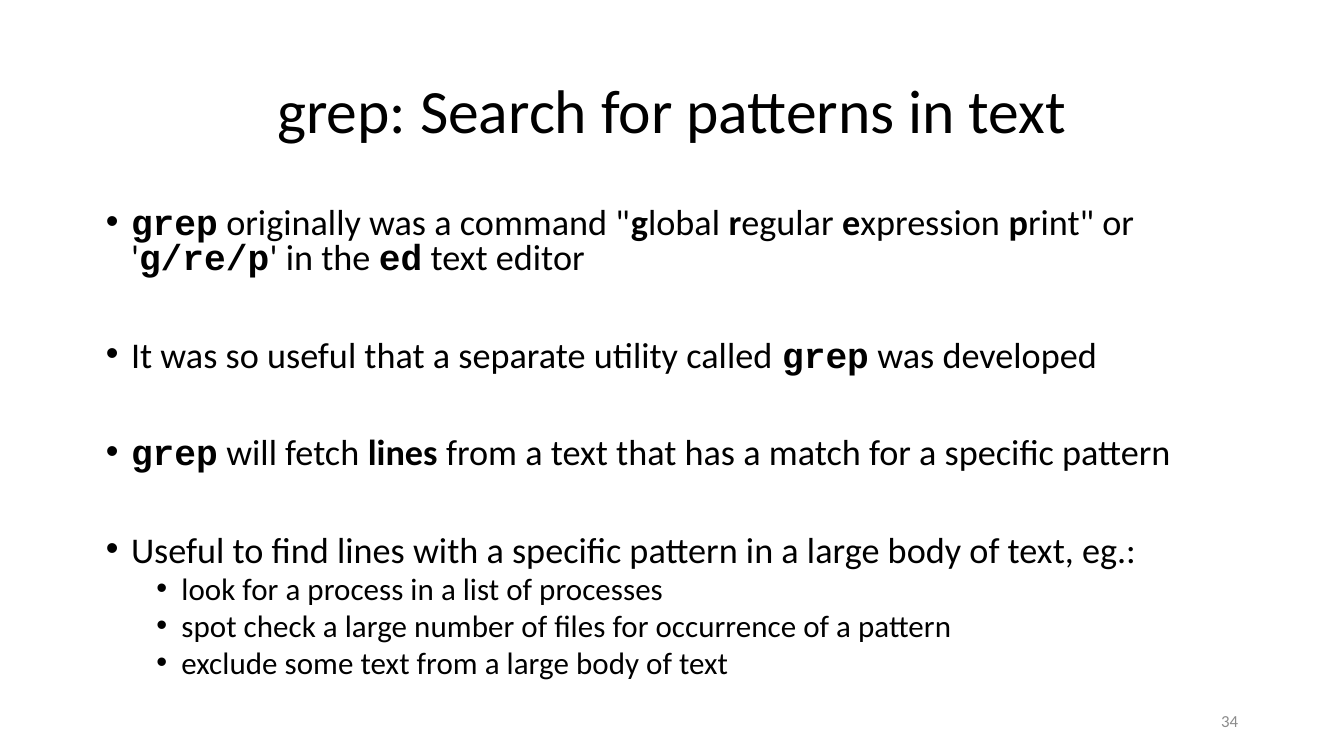
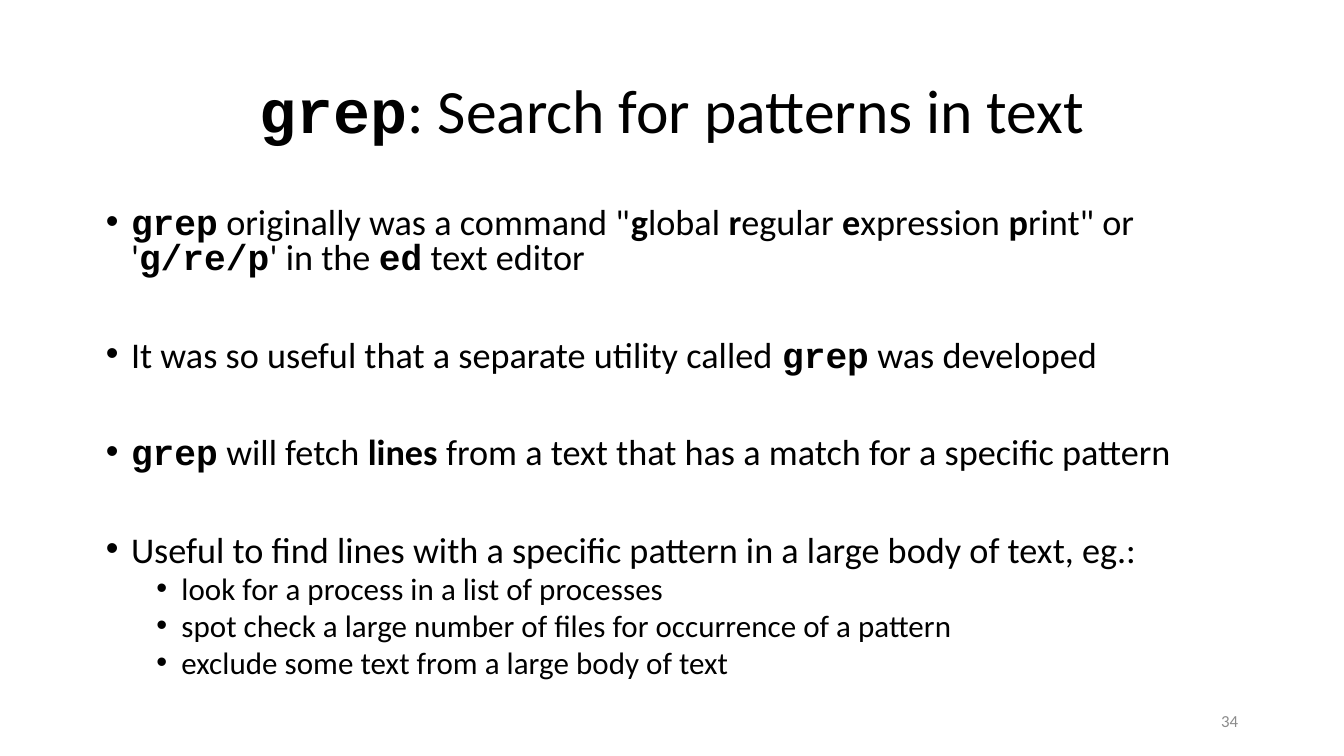
Before and after one commit to ketancmaheshwari/lisa19, a slide deck: slide 34 of lpt_LISA.pptx. Drawn at 1344x756 pixels with LibreOffice and Linux fonts; fonts in the diff are those of the drawing. Boxes give left, top, right and bottom in pixels: in the first picture for what was removed or moved away, otherwise in the second. Text is boxed around its words. In the diff, an @@ line names an element or a change of style, - is before the commit and + after.

```diff
--- a/lpt_LISA.pptx
+++ b/lpt_LISA.pptx
@@ title "grep: Search for patterns in ..." at [260,90,1084,146]: font Calibri to Courier New, bold on in "grep:" @@
```
Also in this commit, not shown: 6 other slides changed, 1 other file.
